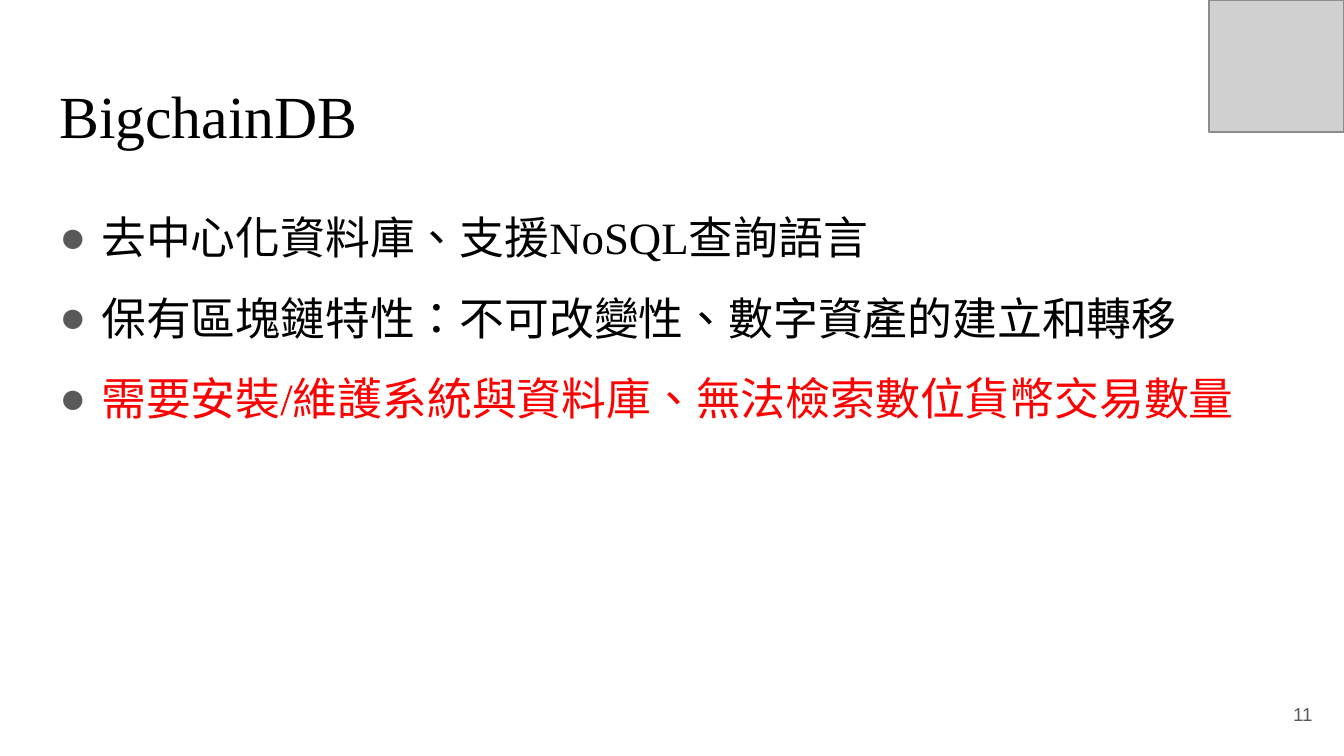
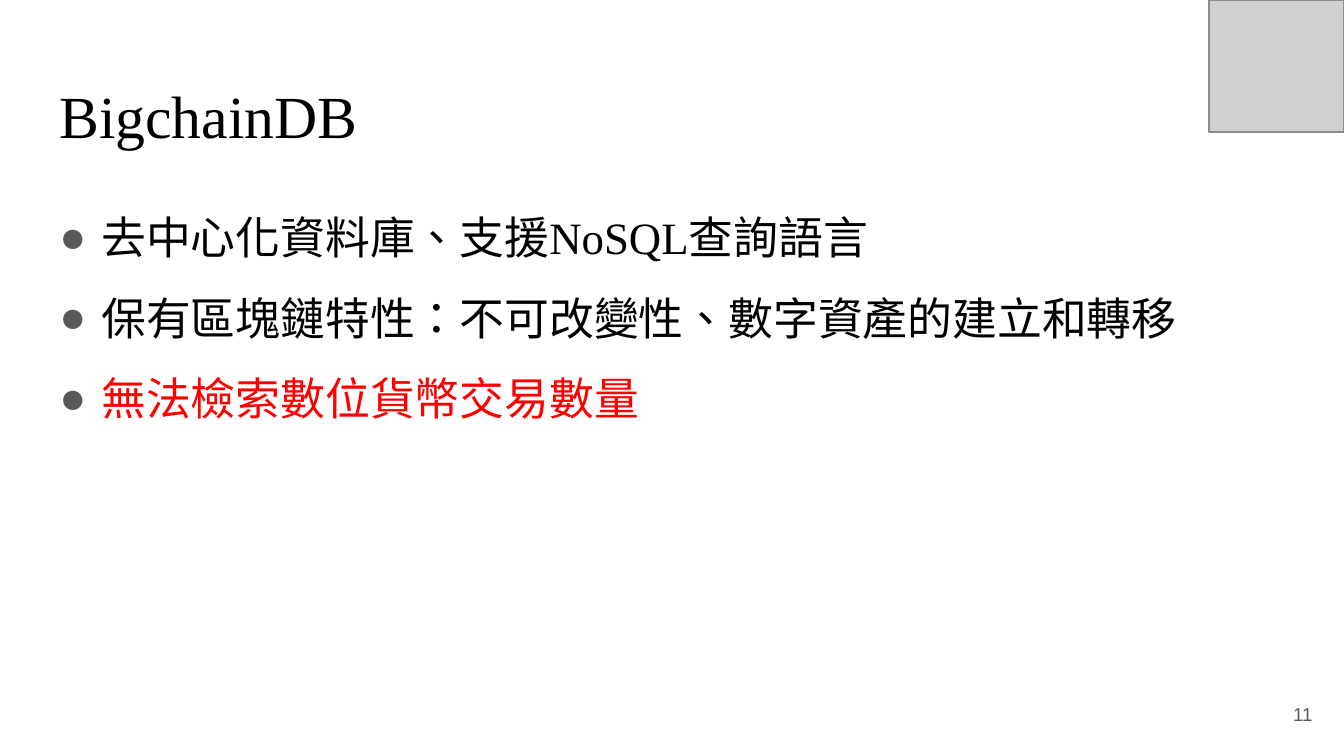
Before and after one commit to RyuChu/A-Decentralized-Digital-Currency-Tracing-Service, a slide deck: slide 11 of Documents/論文簡報_V3.pptx. Drawn at 1344x756 pixels with LibreOffice and Linux fonts; fonts in the diff are those of the drawing; grey boxes stand for pictures. Boxes give left, top, right and bottom in pixels: in the first picture for what was removed or moved away, otherwise in the second. Text is boxed around its words. In the diff, an @@ line names an element or a change of style, - is before the commit and + after.

```diff
--- a/Documents/論文簡報_V3.pptx
+++ b/Documents/論文簡報_V3.pptx
@@ text at <box>101,377,639,419</box>: text changed @@
-● 需要安裝/維護系統與資料庫、無法檢索數位貨幣交易數量
+● 無法檢索數位貨幣交易數量
```
Also in this commit, not shown: 18 other slides changed.
